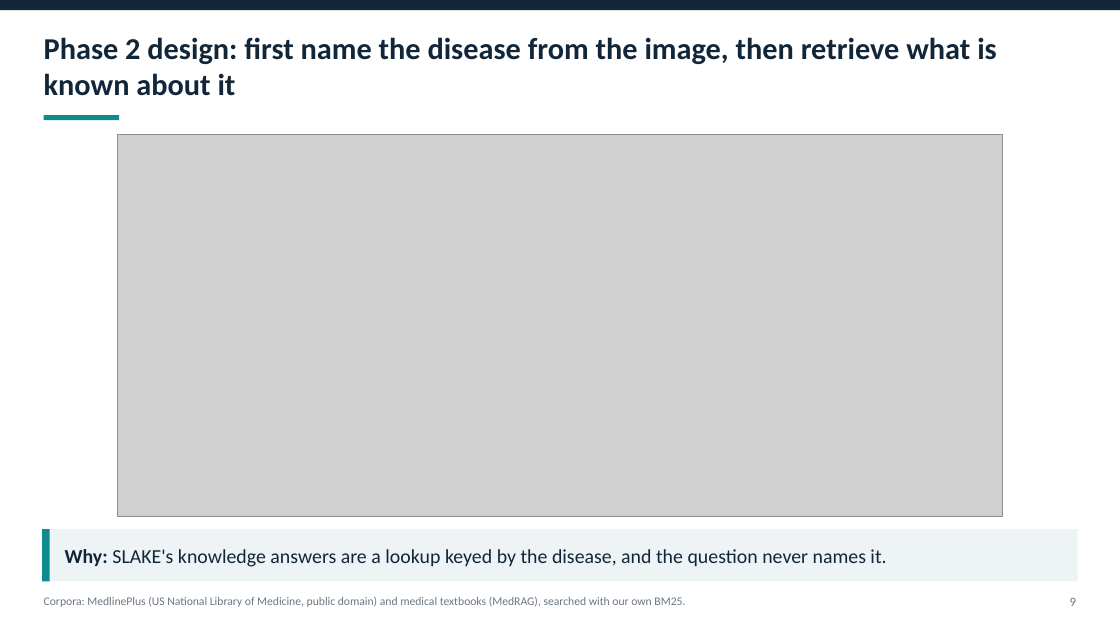
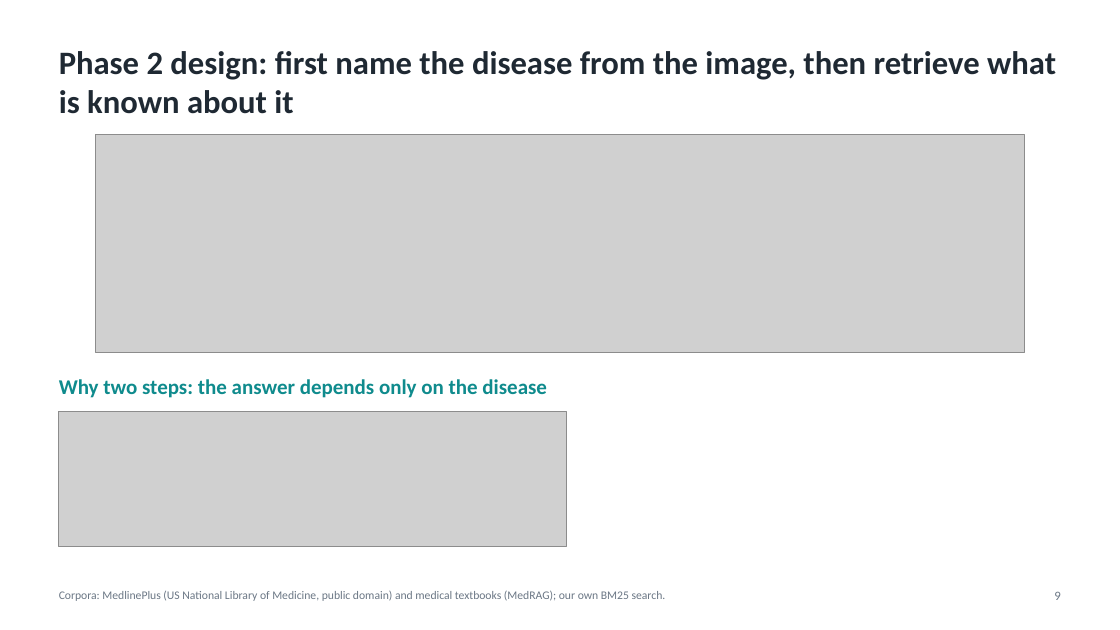
Before and after one commit to Ankritjarngal/medvqa-cxr-chexagent, a slide deck: slide 9 of deliverables/presentation/Medical_VQA_CXR_Project_Presentation.pptx. Drawn at 1120x630 pixels with LibreOffice and Linux fonts; fonts in the diff are those of the drawing; grey boxes stand for pictures. Boxes give left, top, right and bottom in pixels: in the first picture for what was removed or moved away, otherwise in the second. Text is boxed around its words. In the diff, an @@ line names an element or a change of style, - is before the commit and + after.

```diff
--- a/deliverables/presentation/Medical_VQA_CXR_Project_Presentation.pptx
+++ b/deliverables/presentation/Medical_VQA_CXR_Project_Presentation.pptx
@@ rectangle removed at [0,0,1120,10] @@
@@ text "Phase 2 design: first name ...": place and size @@
-text "Phase 2 design: first name ..." at [44,37,997,96]
+text "Phase 2 design: first name ..." at [59,51,1056,114]
@@ text "Phase 2 design: first name ..." at [59,51,1056,114]: size 26 to 28 pt, text colour #12263A to #1F2933; vertical alignment middle to top @@
@@ rectangle removed at [44,115,119,120] @@
@@ picture: place and size @@
-picture at [118,134,1002,517]
+picture at [96,134,1024,353]
@@ text added at [59,379,547,398], 18 pt, text #0F8B8D, bold @@
+Why two steps: the answer depends only on the disease
@@ picture added at [59,412,567,546] @@
@@ rectangle removed at [42,529,1078,581] @@
@@ rectangle removed at [42,529,50,581] @@
@@ text removed at [65,549,886,567] @@
-Why: SLAKE's knowledge answers are a lookup keyed by the disease, and the question never names it.
@@ text at [59,590,666,601]: text changed @@
-Corpora: MedlinePlus (US National Library of Medicine, public domain) and medical textbooks (MedRAG), searched with our own BM25.
+Corpora: MedlinePlus (US National Library of Medicine, public domain) and medical textbooks (MedRAG); our own BM25 search.
@@ text "9": place and size @@
-text "9" at [1070,598,1076,606]
+text "9" at [1054,592,1060,600]
```
Also in this commit, not shown: 9 other slides changed, 2 slides added, 2 slides removed, 56 other files.
